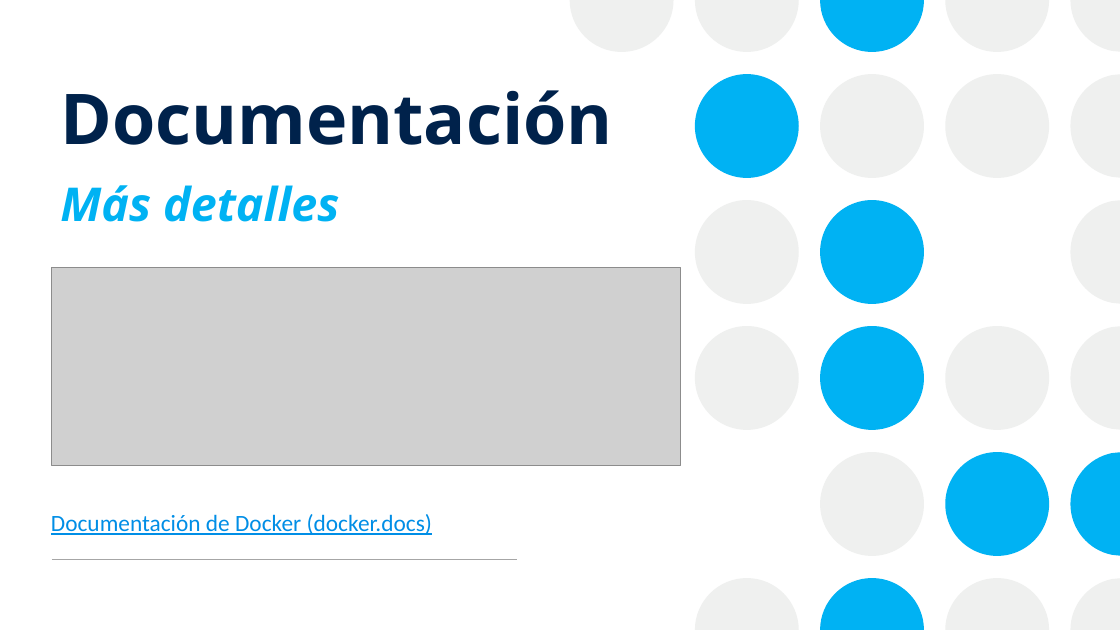
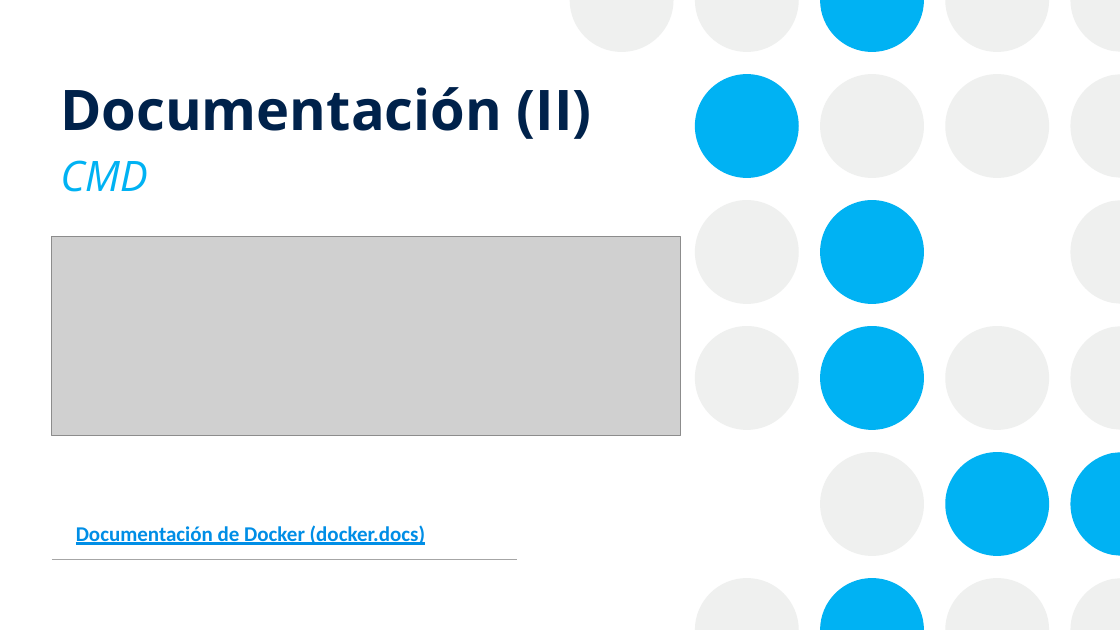
Before and after one commit to josanri/docker-workshop, a slide deck: slide 24 of Introducción a Docker.pptx. Drawn at 1120x630 pixels with LibreOffice and Linux fonts; fonts in the diff are those of the drawing; grey boxes stand for pictures. Boxes give left, top, right and bottom in pixels: in the first picture for what was removed or moved away, otherwise in the second. Text is boxed around its words. In the diff, an @@ line names an element or a change of style, - is before the commit and + after.

Commit message:
Quality of Presentation changes
Accesiblity (added subtitles) and differenciated between titles, set
higher contrast for container cubes, removed network port simulation.
Added references to docker init and docker scout.

```diff
--- a/Introducción a Docker.pptx
+++ b/Introducción a Docker.pptx
@@ title at bbox=[60, 87, 592, 139]: text changed; size 60 to 48 pt @@
-Documentación
+Documentación (II)
@@ subtitle added at bbox=[60, 160, 148, 192], 36 pt, text #00B2F3, italic @@
+CMD
@@ text removed at bbox=[60, 185, 339, 222] @@
-Más detalles
@@ picture: place and size @@
-picture at bbox=[52, 267, 681, 465]
+picture at bbox=[52, 237, 681, 435]
@@ text "Documentación de Docker (docker.docs)": place and size @@
-text "Documentación de Docker (docker.docs)" at bbox=[51, 514, 432, 535]
+text "Documentación de Docker (docker.docs)" at bbox=[76, 525, 425, 545]
@@ text "Documentación de Docker (docker.docs)" at bbox=[76, 525, 425, 545]: size 20 to 18 pt, bold on; less space between paragraphs; vertical alignment middle to top @@
```
Also in this commit, not shown: 64 other slides changed, 4 slides added, 3 slides removed, 1 other file.
